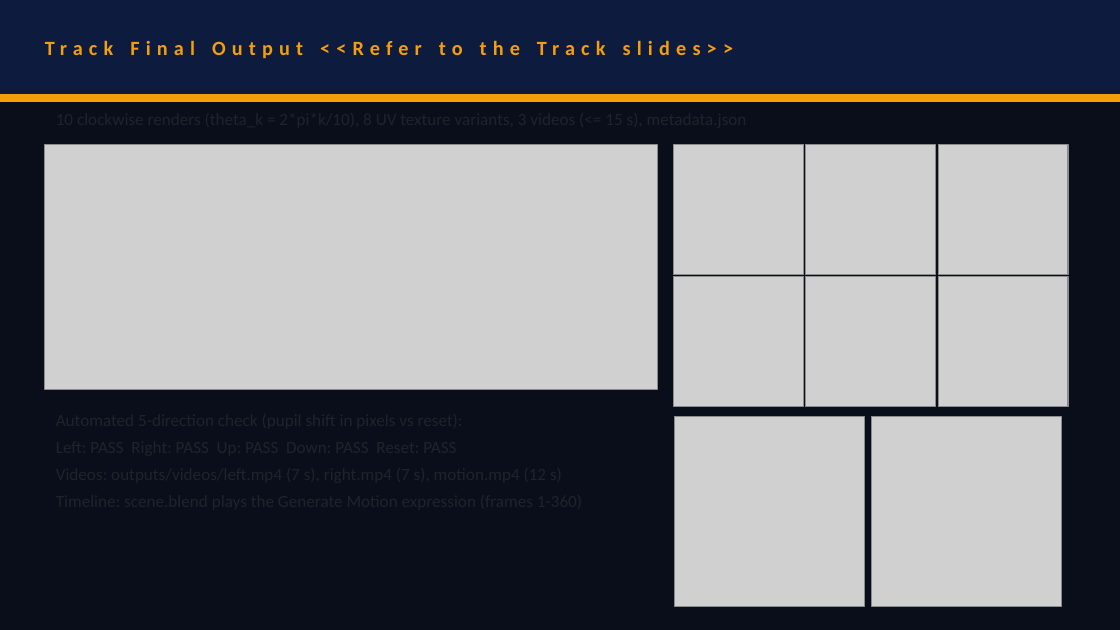
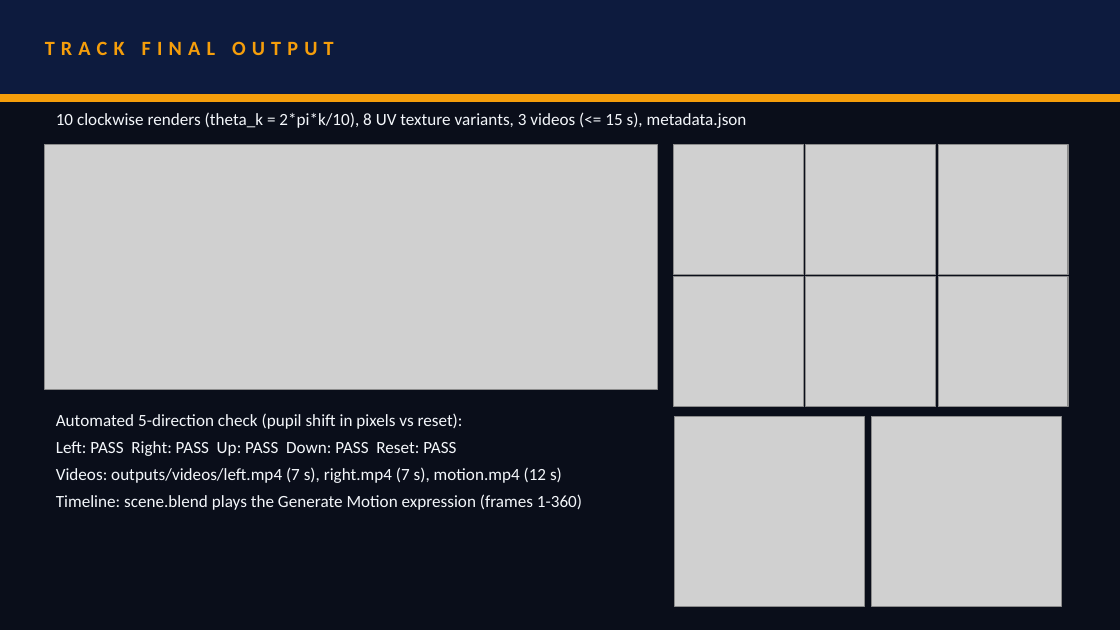
Before and after one commit to visshva-r/PRISM-XR-2026-Track01-ThinkLoop, a slide deck: slide 5 of docs/SRM Institute of Science and Technology_Think Loop.pptx. Drawn at 1120x630 pixels with LibreOffice and Linux fonts; fonts in the diff are those of the drawing; grey boxes stand for pictures. Boxes give left, top, right and bottom in pixels: in the first picture for what was removed or moved away, otherwise in the second. Text is boxed around its words. In the diff, an @@ line names an element or a change of style, - is before the commit and + after.

Commit message:
Fix submission deck: white text on navy template, readable title

```diff
--- a/docs/SRM Institute of Science and Technology_Think Loop.pptx
+++ b/docs/SRM Institute of Science and Technology_Think Loop.pptx
@@ text at box(45, 41, 334, 55): text changed @@
-Track Final Output <<Refer to the Track slides>>
+TRACK FINAL OUTPUT
@@ text added at box(56, 112, 747, 128), 11 pt, text #F4F7FB @@
+10 clockwise renders (theta_k = 2*pi*k/10), 8 UV texture variants, 3 videos (<= 15 s), metadata.json
@@ text added at box(56, 413, 582, 510), 11 pt, text #F4F7FB @@
+Automated 5-direction check (pupil shift in pixels vs reset):
+Left: PASS Right: PASS Up: PASS Down: PASS Reset: PASS
+Videos: outputs/videos/left.mp4 (7 s), right.mp4 (7 s), motion.mp4 (12 s)
+Timeline: scene.blend plays the Generate Motion expression (frames 1-360)
```
Also in this commit, not shown: 7 other slides changed, 1 other file.
